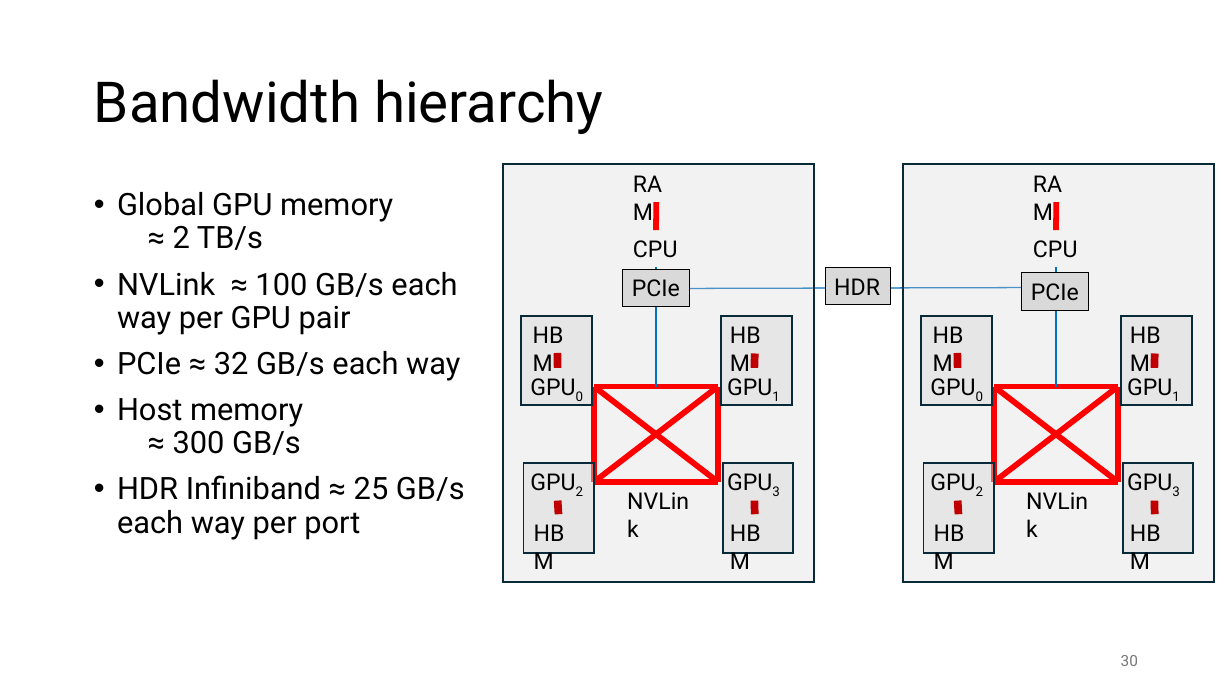
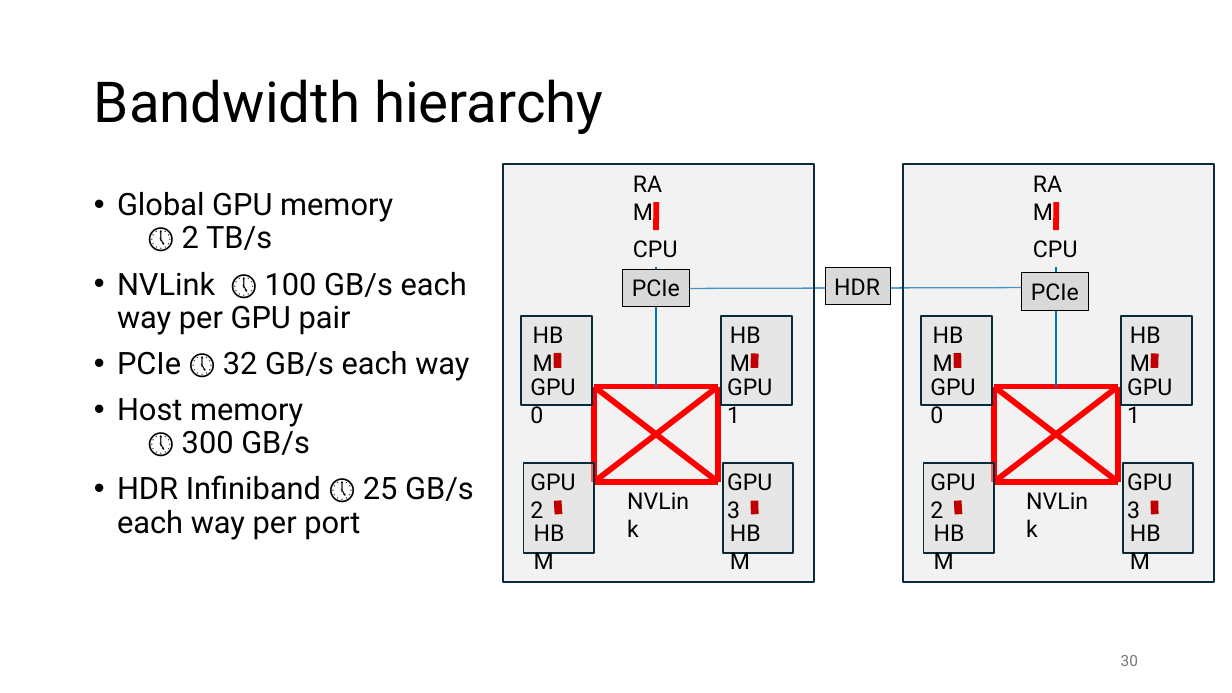
Before and after one commit to gjbex/GPU-programming, a slide deck: slide 30 of gpu_programming.pptx. Drawn at 1232x693 pixels with LibreOffice and Linux fonts; fonts in the diff are those of the drawing. Boxes give left, top, right and bottom in pixels: in the first picture for what was removed or moved away, otherwise in the second. Text is boxed around its words. In the diff, an @@ line names an element or a change of style, - is before the commit and + after.

```diff
--- a/gpu_programming.pptx
+++ b/gpu_programming.pptx
@@ text at (x1=117, y1=192, x2=474, y2=540): text changed @@
-• Global GPU memory
-  ≈ 2 TB/s
-• NVLink ≈ 100 GB/s each way per GPU pair
-• PCIe ≈ 32 GB/s each way
-• Host memory
-  ≈ 300 GB/s
-• HDR Infiniband ≈ 25 GB/s each way per port
+• Global GPU memory
+  🕔 2 TB/s
+• NVLink 🕔 100 GB/s each way per GPU pair
+• PCIe 🕔 32 GB/s each way
+• Host memory
+  🕔 300 GB/s
+• HDR Infiniband 🕔 25 GB/s each way per port
@@ text "GPU0" at (x1=521, y1=368, x2=594, y2=405): now on the baseline in "GPU0" @@
@@ text "GPU1" at (x1=718, y1=368, x2=791, y2=405): now on the baseline in "GPU1" @@
@@ text "GPU0" at (x1=921, y1=368, x2=994, y2=405): now on the baseline in "GPU0" @@
@@ text "GPU1" at (x1=1118, y1=368, x2=1191, y2=405): now on the baseline in "GPU1" @@
@@ text "GPU2" at (x1=521, y1=463, x2=594, y2=500): now on the baseline in "GPU2" @@
@@ text "GPU3" at (x1=718, y1=463, x2=791, y2=500): now on the baseline in "GPU3" @@
@@ text "GPU2" at (x1=921, y1=463, x2=994, y2=500): now on the baseline in "GPU2" @@
@@ text "GPU3" at (x1=1118, y1=463, x2=1191, y2=500): now on the baseline in "GPU3" @@
```
Also in this commit, not shown: 23 other slides changed, 5 slides added.
